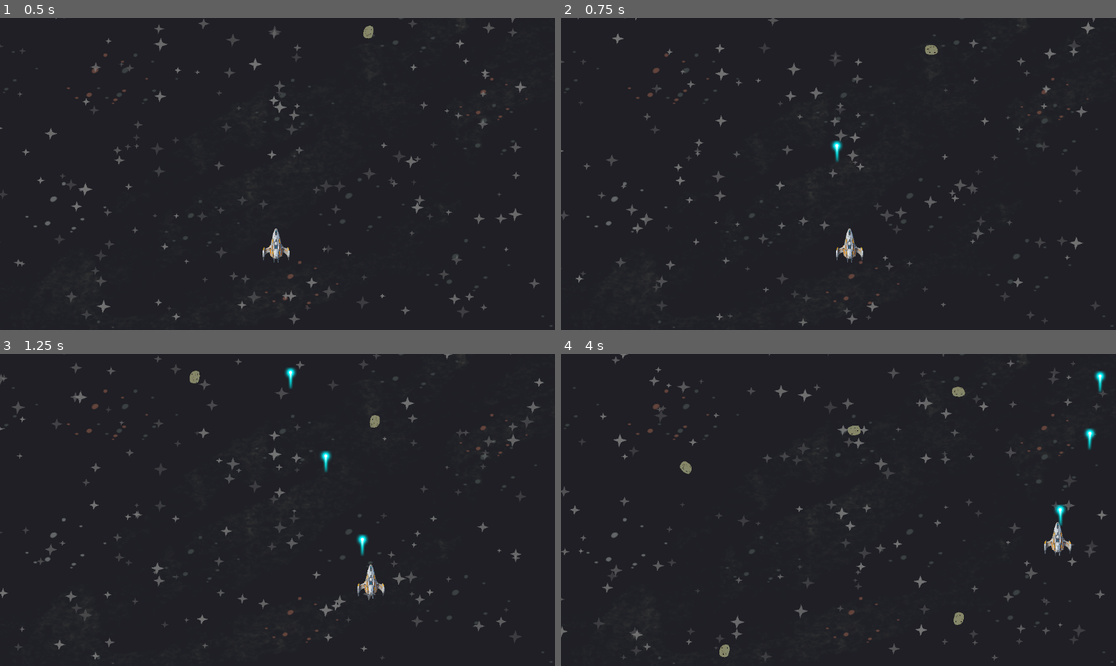
Above: before the commit, frames 1-4 (two rows, left to right).
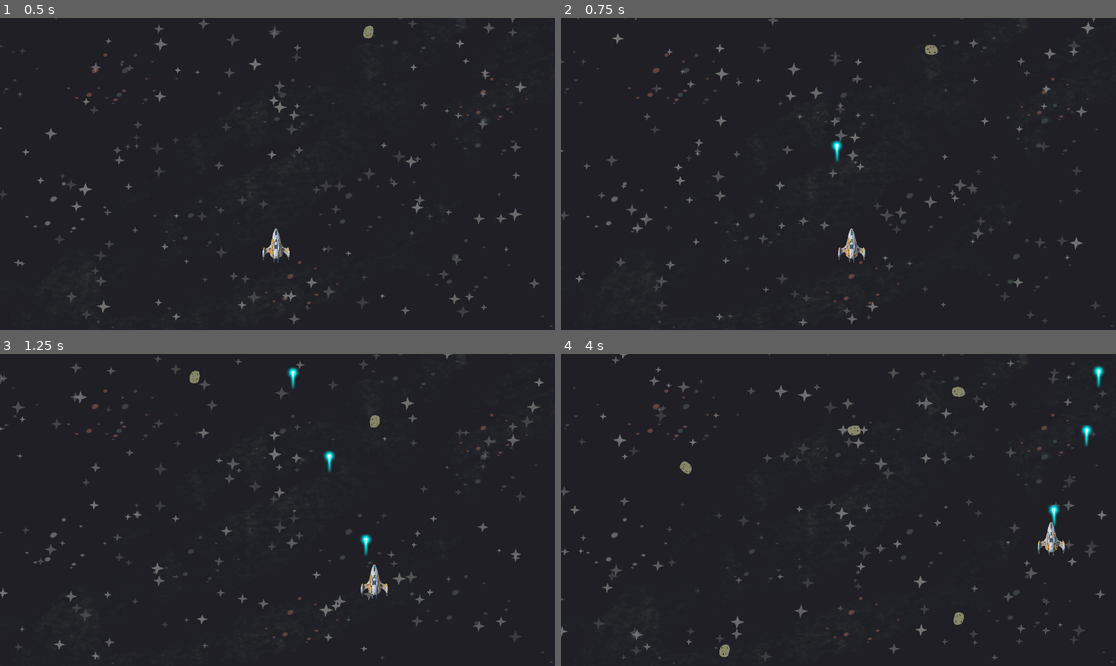
Above: after the commit, the same moments.

Repository: Niarb144/Project-Hermes
Game: Godot game, scene res://Scenes/world.tscn
The game is run twice, just before and just after one commit, with the same random seed, the same clock (stepped at 60 frames per second) and the same inputs.
Inputs:
- Up to frame 1 (0.5 s): no input
- Up to frame 2 (0.75 s): hold Right (move_right) from 0.53 s (still down); hold Space (shoot) from 0.53 s (still down)
- Up to frame 3 (1.25 s): keep holding Right (move_right); keep holding Space (shoot)
- Up to frame 4 (4 s): release Right (move_right) at 1.28 s; release Space (shoot) at 1.28 s; hold S (move_down) 1.28-2.03 s; tap Space (shoot) at 1.35, 2.85 s; hold Right (move_right) 2.03-2.78 s; hold Space (shoot) 2.03-2.78 s; hold Up (move_up) 2.78-3.53 s; hold Left (move_left) from 3.53 s (still down); hold Space (shoot) from 3.53 s (still down)

Frame 1 is identical in both runs. In frame 2, 0.3% of the frame differs, in the area x 49-55%, y 67-79%; in frame 3, 0.6%; in frame 4, 0.7%, in the area x 85-99%, y 3-65%.

Commit message:
Fix Enemy Bullets

Diff:
--- a/Scenes/boss.gd
+++ b/Scenes/boss.gd
@@ -8,7 +8,7 @@
 @export var entry_y := 120.0
 
 @export var bullet_scene: PackedScene
-@export var fire_rate := 0.5
+@export var fire_rate := 0.2
 
 var health: int
 var entering := true
--- a/Scenes/boss_bullet.tscn
+++ b/Scenes/boss_bullet.tscn
@@ -8,6 +8,7 @@
 height = 62.0
 
 [node name="BossBullet" type="Area2D" groups=["enemy_bullets"]]
+collision_layer = 2
 script = ExtResource("1_u23ew")
 
 [node name="Sprite2D" type="Sprite2D" parent="."]
--- a/Scenes/enemy_bullet.tscn
+++ b/Scenes/enemy_bullet.tscn
@@ -8,6 +8,7 @@
 height = 62.0
 
 [node name="EnemyBullet" type="Area2D" groups=["enemy_bullets"]]
+collision_layer = 2
 script = ExtResource("1_54jiv")
 
 [node name="Sprite2D" type="Sprite2D" parent="."]
@@ -16,3 +17,5 @@
 
 [node name="CollisionShape2D" type="CollisionShape2D" parent="."]
 shape = SubResource("CapsuleShape2D_72t2l")
+
+[connection signal="body_entered" from="." to="." method="_on_body_entered"]
--- a/Scenes/level_manager.gd
+++ b/Scenes/level_manager.gd
@@ -104,7 +104,7 @@
 		-150
 	)
 	boss.enemy_died.connect(_on_boss_died, CONNECT_ONE_SHOT)
-	get_parent().add_child(boss)
+	get_parent().add_child.call_deferred(boss)
 
 
 func _on_boss_died():
--- a/Scenes/player.gd
+++ b/Scenes/player.gd
@@ -1,8 +1,8 @@
 extends CharacterBody2D
 
-@export var max_health := 3
+@export var max_health := 5
 @export var speed := 350.0
-@export var acceleration := 1200.0
+@export var acceleration := 1400.0
 @export var friction := 900.0
 
 @export var bullet_scene: PackedScene
@@ -12,12 +12,15 @@
 
 signal player_died
 
+
 var can_shoot := true
 var health: int
 var screen_size: Vector2
 
 func _ready():
 	screen_size = get_viewport_rect().size
+	health = max_health
+	add_to_group("player")
 
 func _physics_process(delta):
 	var direction := Vector2(
--- a/Scenes/player.tscn
+++ b/Scenes/player.tscn
@@ -22,6 +22,7 @@
 
 [node name="Player" type="CharacterBody2D" groups=["player"]]
 position = Vector2(572, 474)
+collision_mask = 2
 script = ExtResource("1_cvnsp")
 bullet_scene = ExtResource("2_6t5aa")
 
--- a/Scenes/world.tscn
+++ b/Scenes/world.tscn
@@ -13,6 +13,7 @@
 [node name="StarField" parent="." instance=ExtResource("1_a02cp")]
 
 [node name="Player" parent="." instance=ExtResource("3_5a7ea")]
+collision_mask = 2
 
 [node name="EnemySpawner" parent="." instance=ExtResource("5_fo5ed")]
 min_spawn_delay = 0.5
--- a/enemy_bullet.gd
+++ b/enemy_bullet.gd
@@ -2,9 +2,18 @@
 
 @export var speed := 400.0
 @export var damage := 1
+
+func _ready():
+	add_to_group("enemy_bullets")
 
 func _process(delta):
 	position.y += speed * delta
 
 	if position.y > get_viewport_rect().size.y + 20:
 		queue_free()
+
+func _on_body_entered(body: Node):
+	if body.is_in_group("player"):
+		body.take_damage(damage)
+		print("Enemy bullet hit:", body.name)
+		queue_free()
